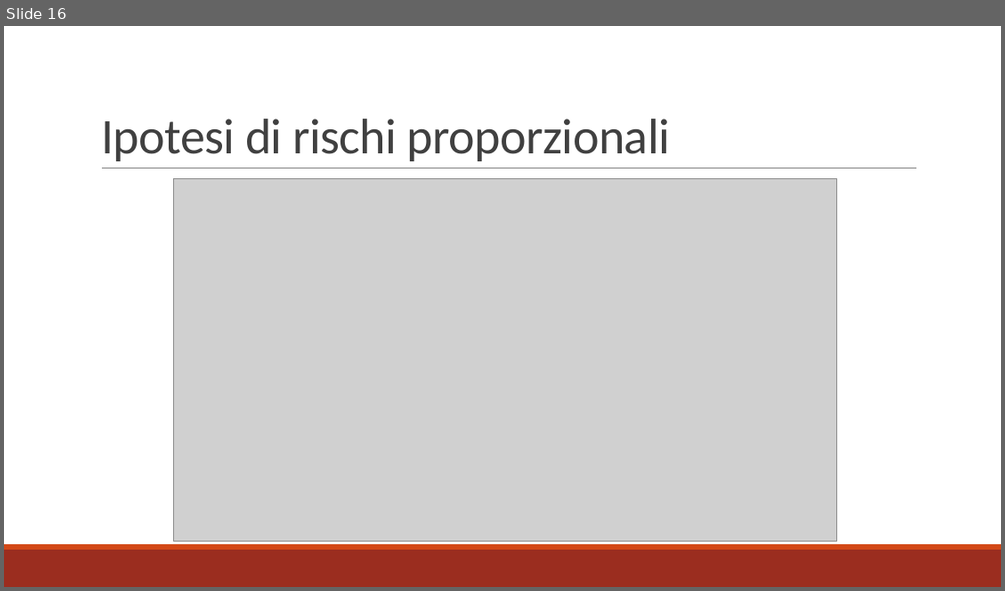
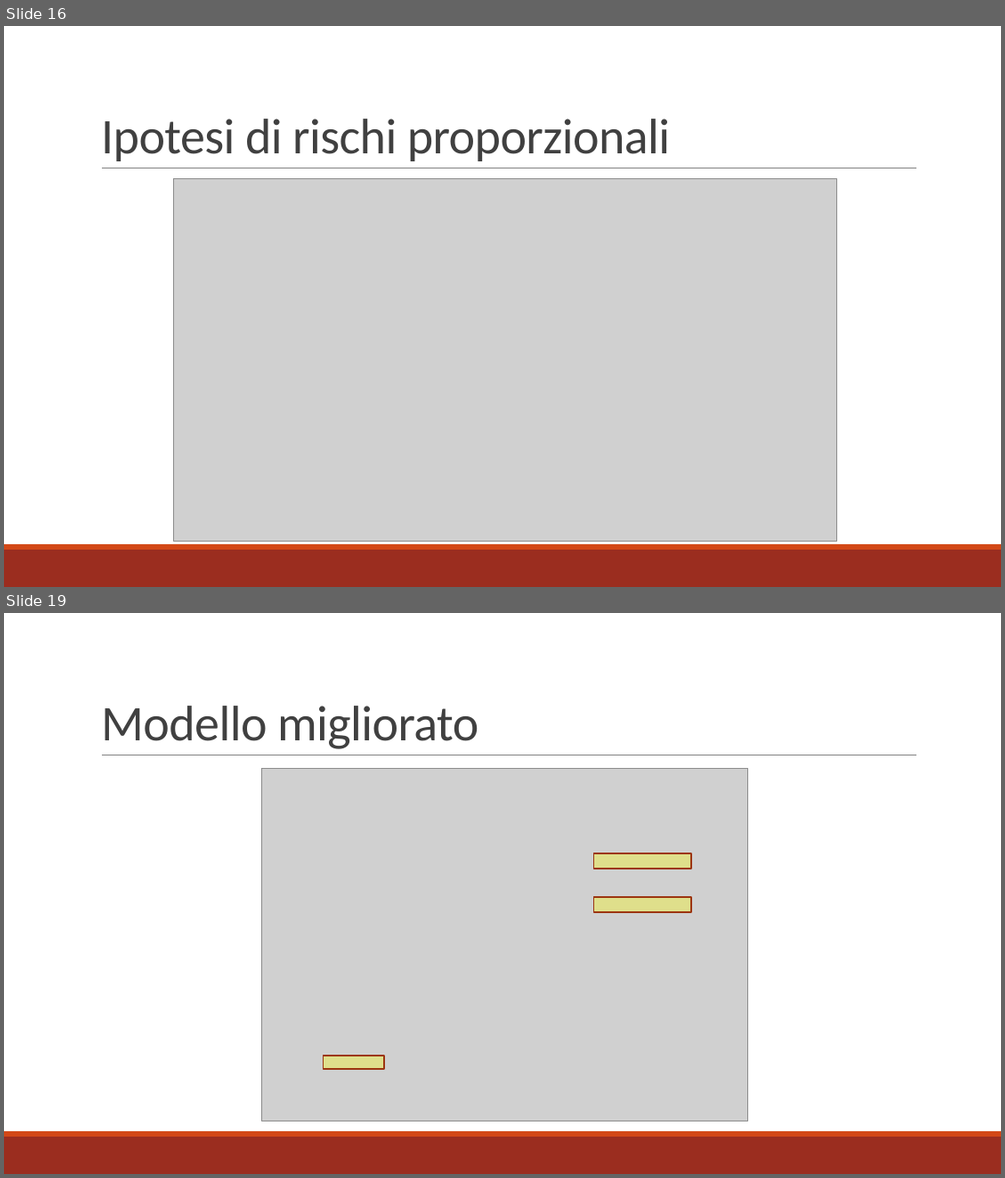
Before and after one commit to alghul96/AnalisiCdS, a slide deck: 2017-5 - 10 gruppo 8.pptx. Shown one above the other, each under a label of ours: slide 16 before the commit, slides 16 and 19 after it; the slides between them are not shown. The pictures are 1005x591 and 1005x1178 pixels, drawn with LibreOffice and Linux fonts; fonts in the diff are those of the drawing; grey boxes stand for pictures. Boxes give left, top, right and bottom in pixels: in the first picture for what was removed or moved away, otherwise in the second. Text is boxed around its words. In the diff, an @@ line names an element or a change of style, - is before the commit and + after.

Commit message:
Aggiunta l'età, il modello è migliorato

```diff
--- a/2017-5 - 10 gruppo 8.pptx
+++ b/2017-5 - 10 gruppo 8.pptx
@@ slide 19 added at (4, 613, 1001, 1174), background #FFFFFF; not listed: 3 template elements that a slide beside it also shows @@
@@ title added at (101, 706, 478, 749), 48 pt, text #404040 @@
+Modello migliorato
@@ picture added at (261, 768, 747, 1120) @@
@@ rectangle added at (594, 853, 691, 868), fill #FFFF00 at 33% opacity, outline #9C3511 1.25 pt @@
@@ rectangle added at (594, 897, 691, 912), fill #FFFF00 at 33% opacity, outline #9C3511 1.25 pt @@
@@ rectangle added at (324, 1055, 384, 1070), fill #FFFF00 at 33% opacity, outline #9C3511 1.25 pt @@
```
Also in this commit, not shown: 3 slides changed, 1 other slide added, 4 other files.
